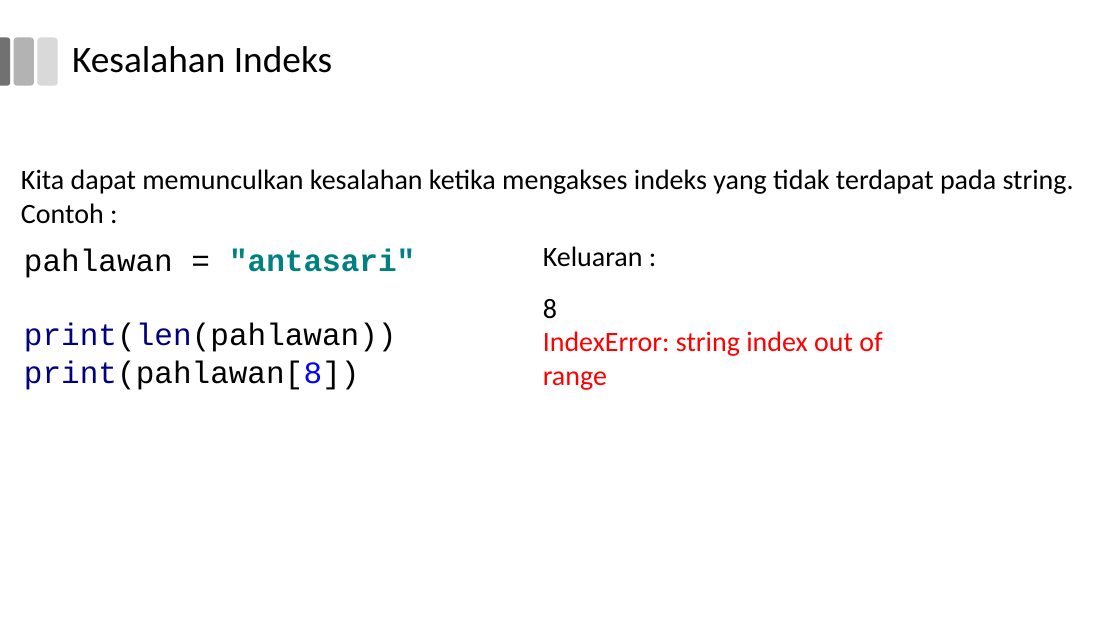
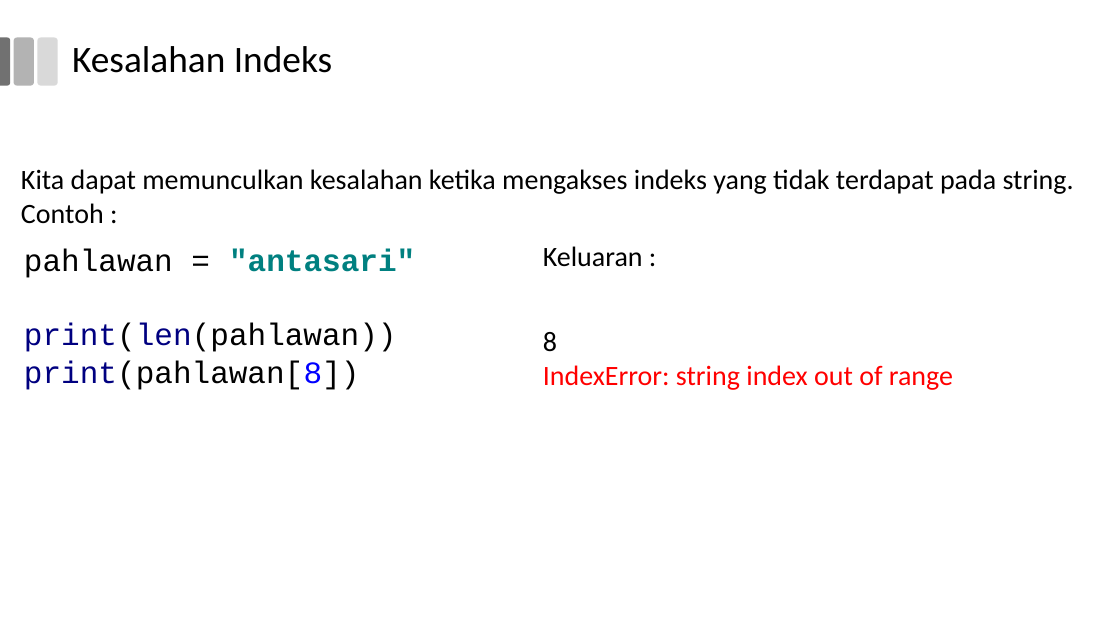
Before and after one commit to miftanurfarid/algoritme_pemrograman, a slide deck: slide 7 of slide/pertemuan_07/pertemuan_07.odp. Drawn at 1120x630 pixels with LibreOffice and Linux fonts; fonts in the diff are those of the drawing; background and template pictures are left out. Boxes give left, top, right and bottom in pixels: in the first picture for what was removed or moved away, otherwise in the second. Text is boxed around its words. In the diff, an @@ line names an element or a change of style, - is before the commit and + after.

```diff
--- a/slide/pertemuan_07/pertemuan_07.odp
+++ b/slide/pertemuan_07/pertemuan_07.odp
@@ text "Keluaran :" rewrapped from (543,246,882,390) to (543,246,953,390) @@
```
Also in this commit, not shown: 5 other slides changed, 11 other files.
